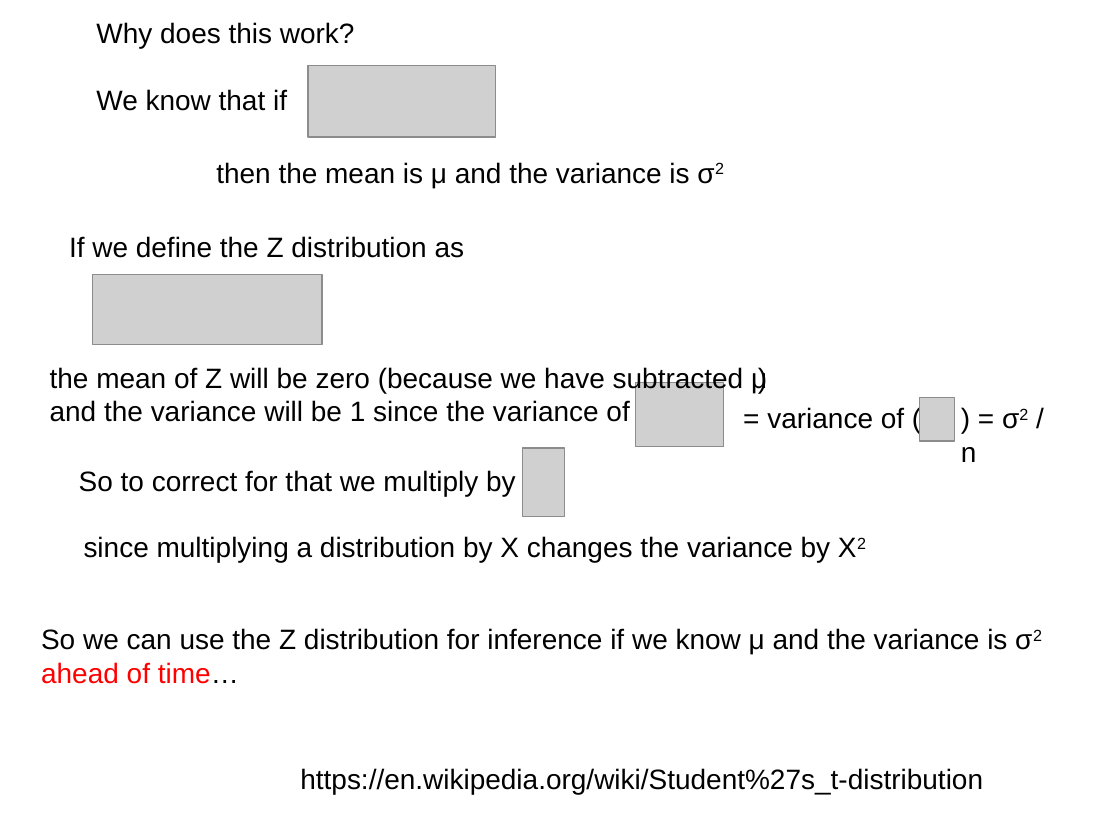
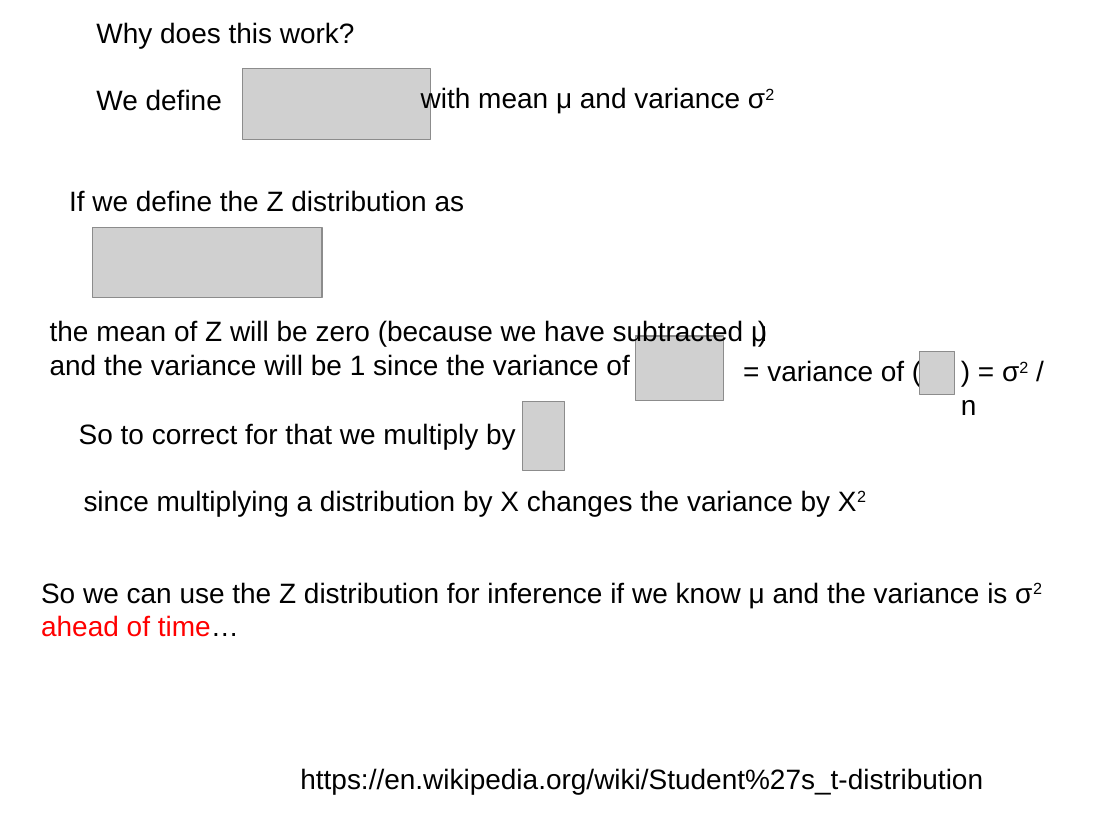
Before and after one commit to afodor/afodor.github.io, a slide deck: slide 54 of classes/stats2017/Lecture12.ppt. Drawn at 1120x840 pixels with LibreOffice and Linux fonts; fonts in the diff are those of the drawing; grey boxes stand for pictures. Boxes give left, top, right and bottom in pixels: in the first picture for what was removed or moved away, otherwise in the second. Text is boxed around its words. In the diff, an @@ line names an element or a change of style, - is before the commit and + after.

Commit message:
small typos in Lecture 12

```diff
--- a/classes/stats2017/Lecture12.ppt
+++ b/classes/stats2017/Lecture12.ppt
@@ text at bbox=[96, 89, 222, 111]: text changed @@
-We know that if
+We define
@@ picture: place and size @@
-picture at bbox=[308, 66, 496, 138]
+picture at bbox=[243, 68, 431, 140]
@@ text at bbox=[421, 86, 740, 113]: text changed @@
-then the mean is μ and the variance is σ2
+with mean μ and variance σ2
@@ 8 texts, 4 pictures: place and size @@
-8 texts, 4 pictures at bbox=[41, 236, 1007, 684]
+8 texts, 4 pictures at bbox=[41, 190, 1007, 637]
```
